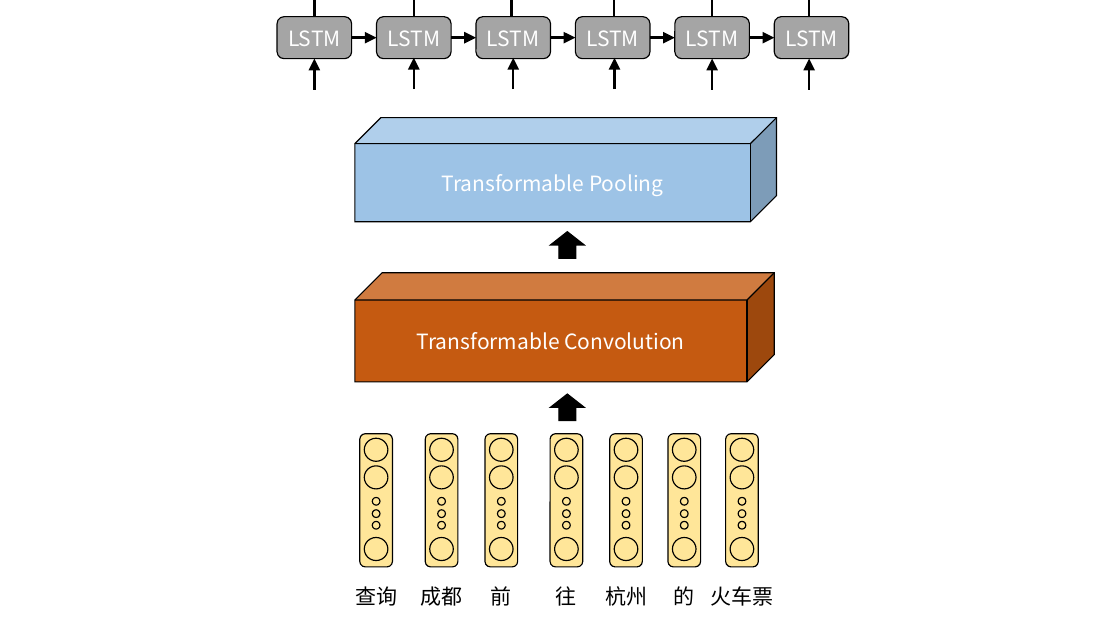
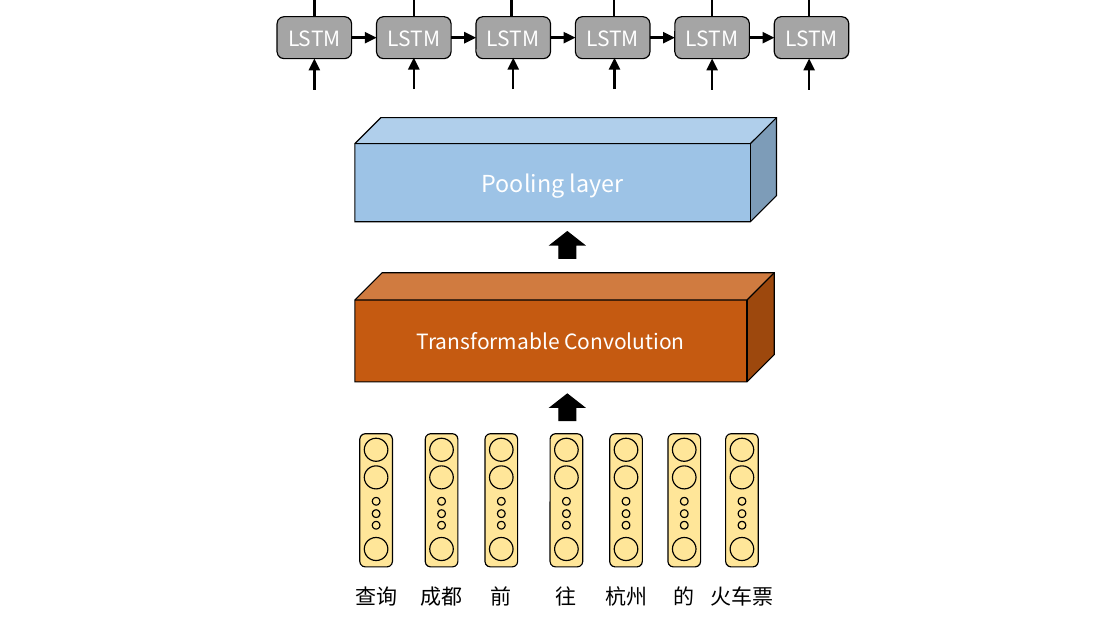
Before and after one commit to weixiao2333/zjuthesis-mphil, a slide deck: slide 6 of 论文图.pptx. Drawn at 1120x630 pixels with LibreOffice and Linux fonts; fonts in the diff are those of the drawing. Boxes give left, top, right and bottom in pixels: in the first picture for what was removed or moved away, otherwise in the second. Text is boxed around its words. In the diff, an @@ line names an element or a change of style, - is before the commit and + after.

```diff
--- a/论文图.pptx
+++ b/论文图.pptx
@@ text in cube at (482, 173, 624, 198): text changed; size 18 to 20 pt @@
-Transformable Pooling
+Pooling layer
```
Also in this commit, not shown: 9 other slides changed, 1 slide added, 1 slide removed, 11 other files.
